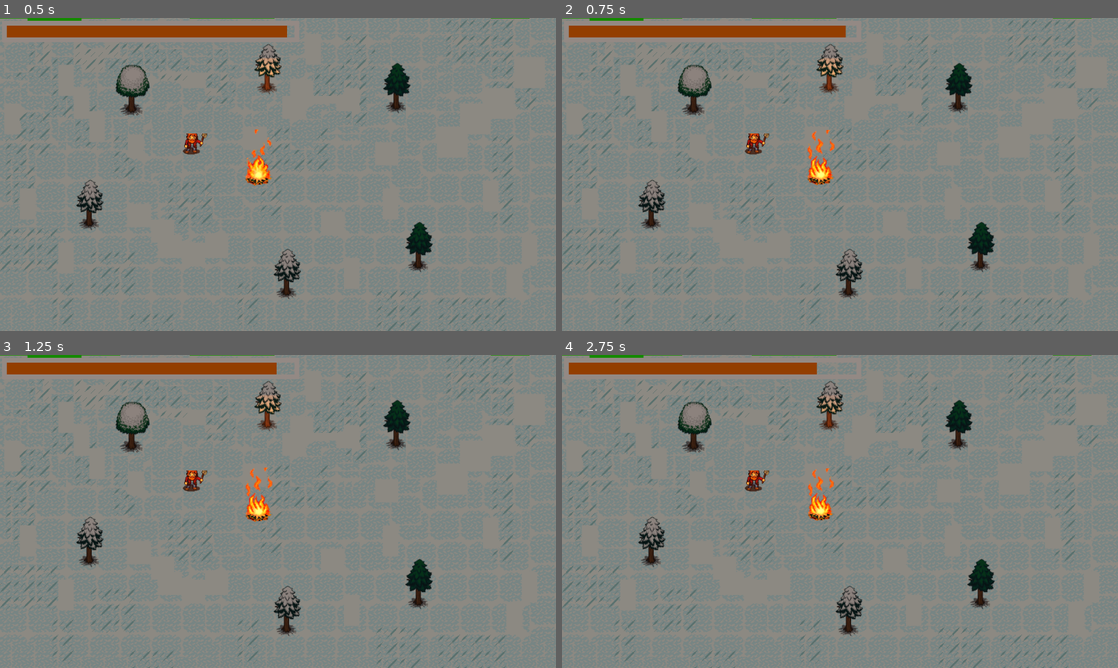
Above: before the commit, frames 1-4 (two rows, left to right).
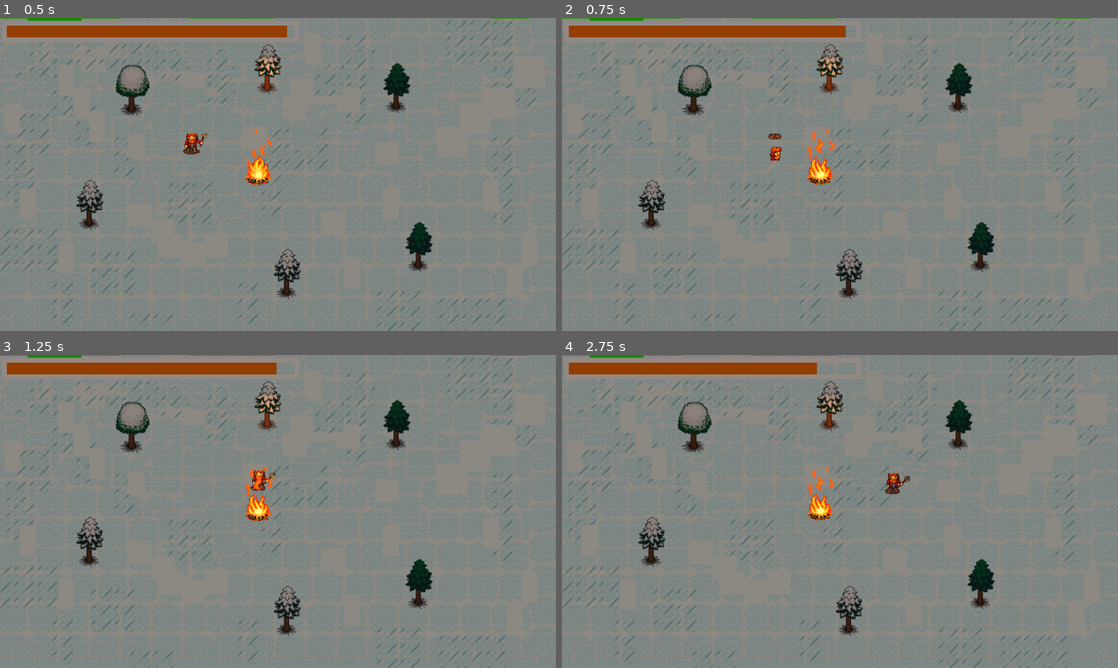
Above: after the commit, the same moments.

Repository: MattColbourne/log-game
Game: Godot game, scene res://main.tscn
Two runs of this game, one before a commit and one after it. Both use one fixed random seed, a clock stepped at 60 frames per second and the inputs below. The engine's default icon, where the game draws it, is replaced by a stand-in: a white triangle on a blue panel in a dark square.
Inputs (mouse positions are in pixels of both pictures, inside the frame that each line leads up to):
- Up to frame 1 (0.5 s): no input
- Up to frame 2 (0.75 s): move the mouse to (962, 158) at 0.52 s; hold D (right) from 0.53 s (still down); tap E (pickup) at 0.6 s
- Up to frame 3 (1.25 s): keep holding D (right); click (400, 495) at 0.8 s
- Up to frame 4 (2.75 s): move the mouse to (728, 527) at 1.27 s; release D (right) at 1.28 s; hold S (down) 1.28-2.03 s; click (728, 527) at 1.35 s; tap E (pickup) at 1.55, 2.1 s; move the mouse to (895, 442) at 2.02 s; hold D (right) from 2.03 s (still down); click (895, 442) at 2.3 s

Frame 1 is identical in both runs. In frame 2, 0.3% of the frame differs, in the area x 32-40%, y 36-46%; in frame 3, 0.3%; in frame 4, 0.4%, in the area x 32-63%, y 36-45%.
Error before the commit: Parse Error: Used space character for indentation instead of tab as used before in the file. (res://player.gd:17)

Commit message:
fixed indentation

Diff:
--- a/PROTO_02/player.gd
+++ b/PROTO_02/player.gd
@@ -15,21 +15,21 @@
 func _process(delta):
 	if isChopping: pass
 	else:
-    z_index = int(position.y/10)
-    Global.playerPos = global_position
-    if Input.is_action_just_pressed("swing_axe") and treesInAreaArray.size()>0:
-      treesInAreaArray[-1].takeDamage()
-    if Input.is_action_just_pressed("pickup") and currentlyHeldLog == null and logsInArea.size()>0:
-      if is_instance_valid(logsInArea[-1]):
-        currentlyHeldLog = logsInArea[-1]
-        logsInArea[-1].followPlayer = true
-        speed = 100
-    elif Input.is_action_just_pressed("pickup") and currentlyHeldLog != null:
-      currentlyHeldLog.drop(nearCampfire)
-      logsInArea.insert(0,currentlyHeldLog)
-      logsInArea.remove_at(len(logsInArea)-1)
-      currentlyHeldLog = null
-      speed = 200
+		z_index = int(position.y/10)
+		Global.playerPos = global_position
+		if Input.is_action_just_pressed("swing_axe") and treesInAreaArray.size()>0:
+			treesInAreaArray[-1].takeDamage()
+		if Input.is_action_just_pressed("pickup") and currentlyHeldLog == null and logsInArea.size()>0:
+			if is_instance_valid(logsInArea[-1]):
+				currentlyHeldLog = logsInArea[-1]
+				logsInArea[-1].followPlayer = true
+				speed = 100
+		elif Input.is_action_just_pressed("pickup") and currentlyHeldLog != null:
+			currentlyHeldLog.drop(nearCampfire)
+			logsInArea.insert(0,currentlyHeldLog)
+			logsInArea.remove_at(len(logsInArea)-1)
+			currentlyHeldLog = null
+			speed = 200
 
 		if Input.is_action_pressed("left"):
 			_animation_player.play("walk_left")
--- a/PROTO_02/player.tscn
+++ b/PROTO_02/player.tscn
@@ -95,74 +95,6 @@
 "values": [28, 29, 30, 31, 32, 33]
 }
 
-[sub_resource type="Animation" id="Animation_wmwen"]
-resource_name = "walk_down"
-length = 0.7
-loop_mode = 1
-tracks/0/type = "value"
-tracks/0/imported = false
-tracks/0/enabled = true
-tracks/0/path = NodePath("Sprite2D:frame")
-tracks/0/interp = 1
-tracks/0/loop_wrap = true
-tracks/0/keys = {
-"times": PackedFloat32Array(0, 0.1, 0.2, 0.3, 0.4, 0.5, 0.6),
-"transitions": PackedFloat32Array(1, 1, 1, 1, 1, 1, 1),
-"update": 1,
-"values": [14, 15, 16, 17, 18, 19, 20]
-}
-
-[sub_resource type="Animation" id="Animation_avgyf"]
-resource_name = "walk_left"
-length = 0.7
-loop_mode = 1
-tracks/0/type = "value"
-tracks/0/imported = false
-tracks/0/enabled = true
-tracks/0/path = NodePath("Sprite2D:frame")
-tracks/0/interp = 2
-tracks/0/loop_wrap = true
-tracks/0/keys = {
-"times": PackedFloat32Array(0, 0.1, 0.2, 0.3, 0.4, 0.5, 0.6),
-"transitions": PackedFloat32Array(1, 1, 1, 1, 1, 1, 1),
-"update": 1,
-"values": [7, 8, 9, 10, 11, 12, 13]
-}
-
-[sub_resource type="Animation" id="Animation_cj3kp"]
-resource_name = "walk_right"
-length = 0.7
-loop_mode = 1
-tracks/0/type = "value"
-tracks/0/imported = false
-tracks/0/enabled = true
-tracks/0/path = NodePath("Sprite2D:frame")
-tracks/0/interp = 1
-tracks/0/loop_wrap = true
-tracks/0/keys = {
-"times": PackedFloat32Array(0, 0.1, 0.2, 0.3, 0.4, 0.5, 0.6),
-"transitions": PackedFloat32Array(1, 1, 1, 1, 1, 1, 1),
-"update": 1,
-"values": [21, 22, 23, 24, 26, 27, 21]
-}
-
-[sub_resource type="Animation" id="Animation_qxs6q"]
-resource_name = "walk_up"
-length = 0.7
-loop_mode = 1
-tracks/0/type = "value"
-tracks/0/imported = false
-tracks/0/enabled = true
-tracks/0/path = NodePath("Sprite2D:frame")
-tracks/0/interp = 1
-tracks/0/loop_wrap = true
-tracks/0/keys = {
-"times": PackedFloat32Array(0, 0.1, 0.2, 0.3, 0.4, 0.5, 0.6),
-"transitions": PackedFloat32Array(1, 1, 1, 1, 1, 1, 1),
-"update": 1,
-"values": [0, 1, 2, 3, 4, 5, 6]
-}
-
 [sub_resource type="Animation" id="Animation_bn6mg"]
 resource_name = "death"
 length = 1.3
@@ -177,6 +109,74 @@
 "transitions": PackedFloat32Array(1, 1, 1, 1, 1, 1, 1, 1, 1, 1, 1, 1, 1),
 "update": 0,
 "values": [49, 50, 51, 51, 52, 52, 52, 53, 53, 53, 54, 54, 54]
+}
+
+[sub_resource type="Animation" id="Animation_wmwen"]
+resource_name = "walk_down"
+length = 0.7
+loop_mode = 1
+tracks/0/type = "value"
+tracks/0/imported = false
+tracks/0/enabled = true
+tracks/0/path = NodePath("Sprite2D:frame")
+tracks/0/interp = 1
+tracks/0/loop_wrap = true
+tracks/0/keys = {
+"times": PackedFloat32Array(0, 0.1, 0.2, 0.3, 0.4, 0.5, 0.6),
+"transitions": PackedFloat32Array(1, 1, 1, 1, 1, 1, 1),
+"update": 1,
+"values": [14, 15, 16, 17, 18, 19, 20]
+}
+
+[sub_resource type="Animation" id="Animation_avgyf"]
+resource_name = "walk_left"
+length = 0.7
+loop_mode = 1
+tracks/0/type = "value"
+tracks/0/imported = false
+tracks/0/enabled = true
+tracks/0/path = NodePath("Sprite2D:frame")
+tracks/0/interp = 2
+tracks/0/loop_wrap = true
+tracks/0/keys = {
+"times": PackedFloat32Array(0, 0.1, 0.2, 0.3, 0.4, 0.5, 0.6),
+"transitions": PackedFloat32Array(1, 1, 1, 1, 1, 1, 1),
+"update": 1,
+"values": [7, 8, 9, 10, 11, 12, 13]
+}
+
+[sub_resource type="Animation" id="Animation_cj3kp"]
+resource_name = "walk_right"
+length = 0.7
+loop_mode = 1
+tracks/0/type = "value"
+tracks/0/imported = false
+tracks/0/enabled = true
+tracks/0/path = NodePath("Sprite2D:frame")
+tracks/0/interp = 1
+tracks/0/loop_wrap = true
+tracks/0/keys = {
+"times": PackedFloat32Array(0, 0.1, 0.2, 0.3, 0.4, 0.5, 0.6),
+"transitions": PackedFloat32Array(1, 1, 1, 1, 1, 1, 1),
+"update": 1,
+"values": [21, 22, 23, 24, 26, 27, 21]
+}
+
+[sub_resource type="Animation" id="Animation_qxs6q"]
+resource_name = "walk_up"
+length = 0.7
+loop_mode = 1
+tracks/0/type = "value"
+tracks/0/imported = false
+tracks/0/enabled = true
+tracks/0/path = NodePath("Sprite2D:frame")
+tracks/0/interp = 1
+tracks/0/loop_wrap = true
+tracks/0/keys = {
+"times": PackedFloat32Array(0, 0.1, 0.2, 0.3, 0.4, 0.5, 0.6),
+"transitions": PackedFloat32Array(1, 1, 1, 1, 1, 1, 1),
+"update": 1,
+"values": [0, 1, 2, 3, 4, 5, 6]
 }
 
 [sub_resource type="AnimationLibrary" id="AnimationLibrary_f2up2"]
--- a/PROTO_02/tree.tscn
+++ b/PROTO_02/tree.tscn
@@ -28,6 +28,22 @@
 border_width_bottom = 10
 border_color = Color(0.8, 0.8, 0.8, 0)
 
+[sub_resource type="Animation" id="Animation_sce1i"]
+resource_name = "healthPopdown"
+length = 0.5
+tracks/0/type = "value"
+tracks/0/imported = false
+tracks/0/enabled = true
+tracks/0/path = NodePath(".:scale")
+tracks/0/interp = 2
+tracks/0/loop_wrap = true
+tracks/0/keys = {
+"times": PackedFloat32Array(0, 0.2, 0.5),
+"transitions": PackedFloat32Array(1, 1, 1),
+"update": 0,
+"values": [Vector2(1, 1), Vector2(0.5, 0.5), Vector2(1e-05, 1e-05)]
+}
+
 [sub_resource type="Animation" id="Animation_f5cgm"]
 resource_name = "healthPopup"
 length = 0.5
@@ -42,22 +58,6 @@
 "transitions": PackedFloat32Array(1, 1, 1),
 "update": 0,
 "values": [Vector2(0, 0), Vector2(0.5, 0.5), Vector2(1, 1)]
-}
-
-[sub_resource type="Animation" id="Animation_sce1i"]
-resource_name = "healthPopdown"
-length = 0.5
-tracks/0/type = "value"
-tracks/0/imported = false
-tracks/0/enabled = true
-tracks/0/path = NodePath(".:scale")
-tracks/0/interp = 2
-tracks/0/loop_wrap = true
-tracks/0/keys = {
-"times": PackedFloat32Array(0, 0.2, 0.5),
-"transitions": PackedFloat32Array(1, 1, 1),
-"update": 0,
-"values": [Vector2(1, 1), Vector2(0.5, 0.5), Vector2(1e-05, 1e-05)]
 }
 
 [sub_resource type="AnimationLibrary" id="AnimationLibrary_64oqp"]
--- a/PROTO_02/treePopup.tscn
+++ b/PROTO_02/treePopup.tscn
@@ -9,6 +9,34 @@
 
 [sub_resource type="CanvasItemMaterial" id="CanvasItemMaterial_m1laa"]
 light_mode = 1
+
+[sub_resource type="Animation" id="Animation_cjyyb"]
+resource_name = "popdown"
+length = 0.5
+tracks/0/type = "value"
+tracks/0/imported = false
+tracks/0/enabled = true
+tracks/0/path = NodePath(".:position")
+tracks/0/interp = 2
+tracks/0/loop_wrap = true
+tracks/0/keys = {
+"times": PackedFloat32Array(0, 0.1, 0.5),
+"transitions": PackedFloat32Array(1, 1, 1),
+"update": 0,
+"values": [Vector2(0, 35), Vector2(0, -5), Vector2(0, 35)]
+}
+tracks/1/type = "value"
+tracks/1/imported = false
+tracks/1/enabled = true
+tracks/1/path = NodePath(".:scale")
+tracks/1/interp = 1
+tracks/1/loop_wrap = true
+tracks/1/keys = {
+"times": PackedFloat32Array(0, 0.5),
+"transitions": PackedFloat32Array(1, 1),
+"update": 0,
+"values": [Vector2(0.25, 0.25), Vector2(0, 0)]
+}
 
 [sub_resource type="Animation" id="Animation_giwj4"]
 resource_name = "popup"
@@ -38,34 +66,6 @@
 "values": [Vector2(1e-05, 1e-05), Vector2(0.25, 0.25)]
 }
 
-[sub_resource type="Animation" id="Animation_cjyyb"]
-resource_name = "popdown"
-length = 0.5
-tracks/0/type = "value"
-tracks/0/imported = false
-tracks/0/enabled = true
-tracks/0/path = NodePath(".:position")
-tracks/0/interp = 2
-tracks/0/loop_wrap = true
-tracks/0/keys = {
-"times": PackedFloat32Array(0, 0.1, 0.5),
-"transitions": PackedFloat32Array(1, 1, 1),
-"update": 0,
-"values": [Vector2(0, 35), Vector2(0, -5), Vector2(0, 35)]
-}
-tracks/1/type = "value"
-tracks/1/imported = false
-tracks/1/enabled = true
-tracks/1/path = NodePath(".:scale")
-tracks/1/interp = 1
-tracks/1/loop_wrap = true
-tracks/1/keys = {
-"times": PackedFloat32Array(0, 0.5),
-"transitions": PackedFloat32Array(1, 1),
-"update": 0,
-"values": [Vector2(0.25, 0.25), Vector2(0, 0)]
-}
-
 [sub_resource type="AnimationLibrary" id="AnimationLibrary_hmcda"]
 _data = {
 "popdown": SubResource("Animation_cjyyb"),
Not shown, added: PROTO_02/mai28A2.tmp
Not shown, added: PROTO_02/mai291D.tmp
Not shown, added: PROTO_02/mai99DA.tmp
Not shown, added: PROTO_02/maiC60D.tmp
